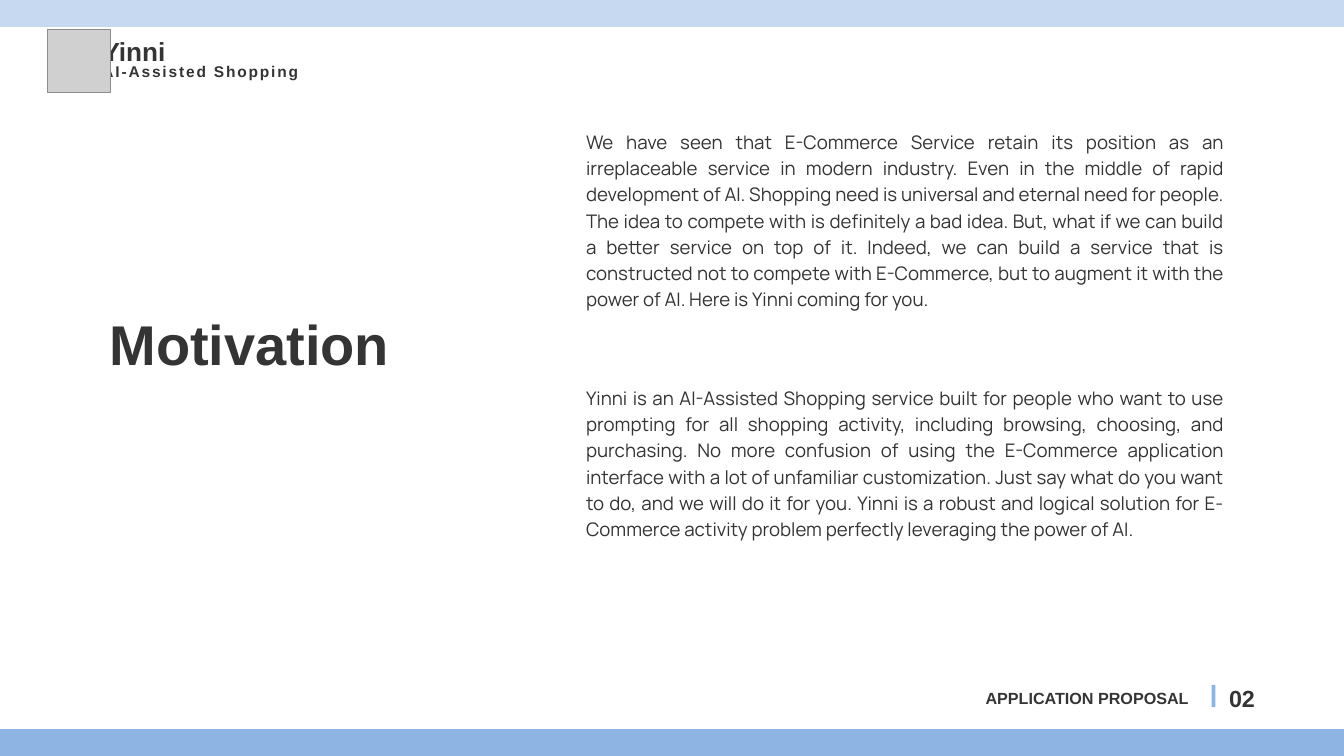
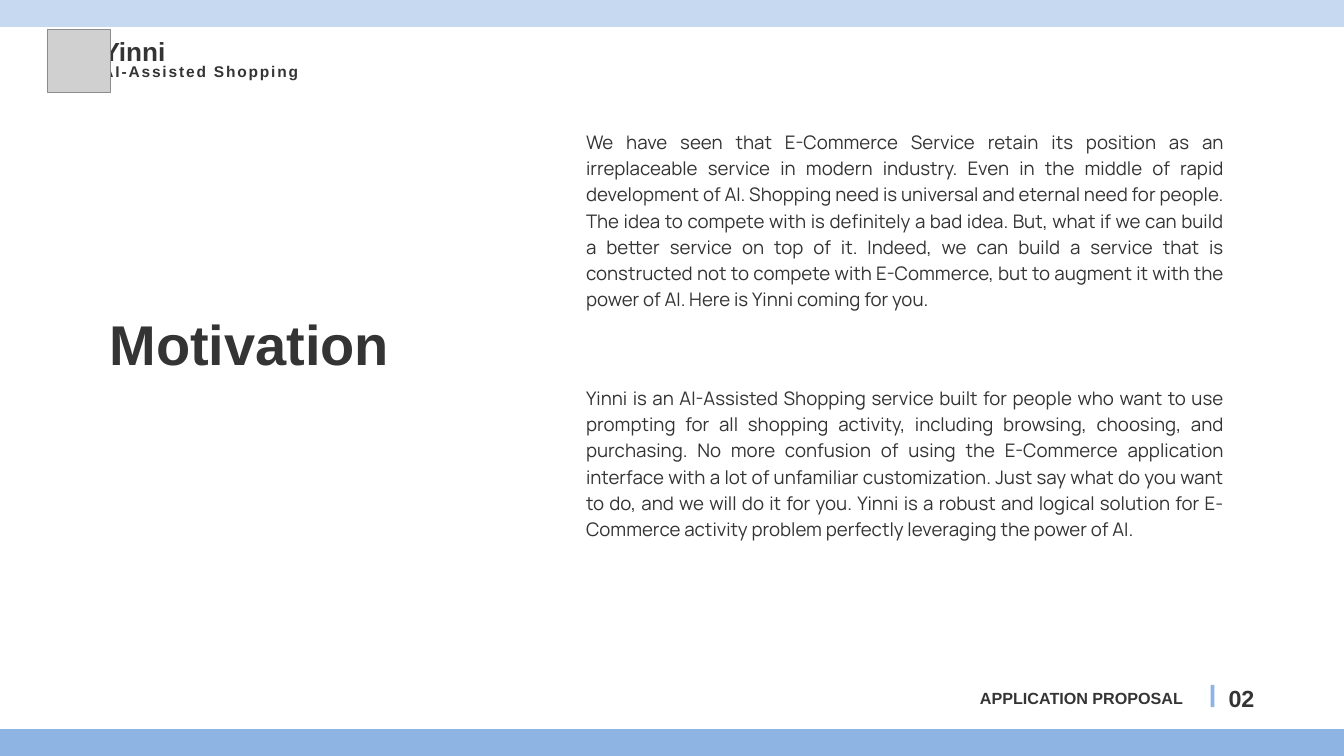
Before and after one commit to azzamt11/yinni_backend, a slide deck: slide 2 of yinni_app_proposal.pptx. Drawn at 1344x756 pixels with LibreOffice and Linux fonts; fonts in the diff are those of the drawing; grey boxes stand for pictures. Boxes give left, top, right and bottom in pixels: in the first picture for what was removed or moved away, otherwise in the second. Text is boxed around its words. In the diff, an @@ line names an element or a change of style, - is before the commit and + after.

```diff
--- a/yinni_app_proposal.pptx
+++ b/yinni_app_proposal.pptx
@@ text "APPLICATION PROPOSAL": place and size @@
-text "APPLICATION PROPOSAL" at bbox=[986, 692, 1188, 704]
+text "APPLICATION PROPOSAL" at bbox=[980, 692, 1182, 704]
```
Also in this commit, not shown: 3 other slides changed, 5 slides added, 1 other file.
